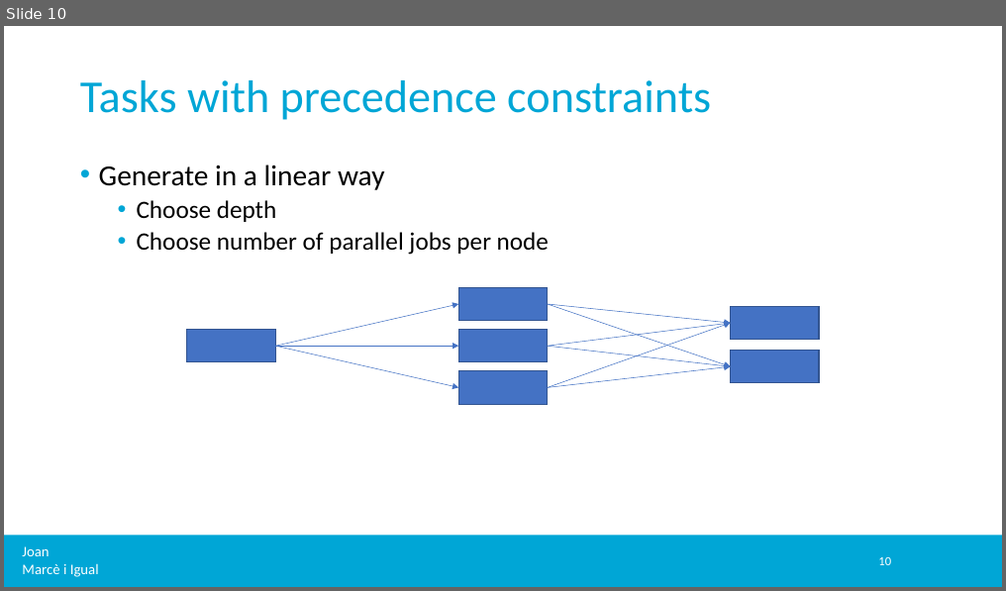
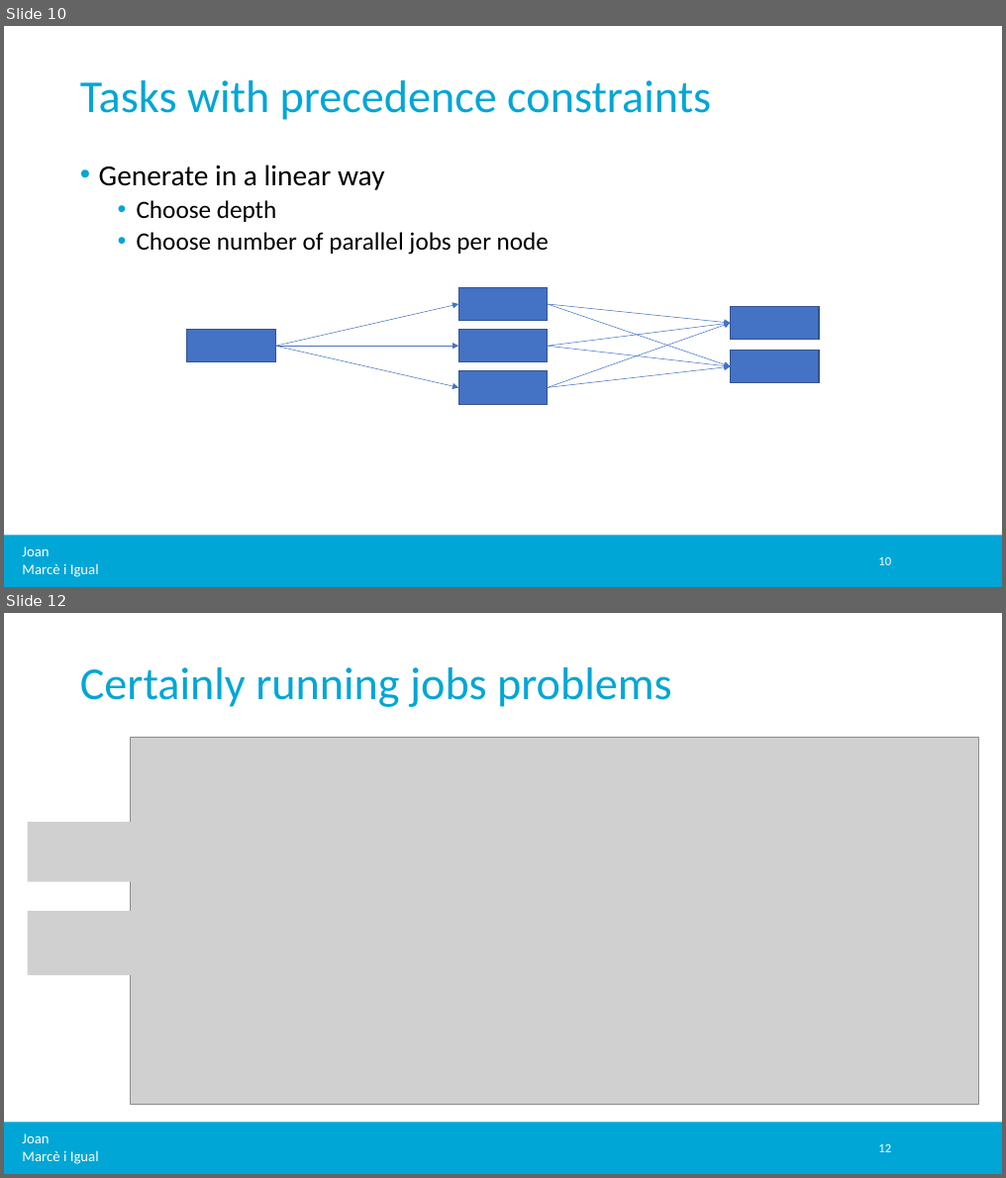
Before and after one commit to jmigual/APATeoria, a slide deck: Notes/TFM_presentations/2020_04_05/2020_04_05.pptx. Shown one above the other, each under a label of ours: slide 10 before the commit, slides 10 and 12 after it; the slides between them are not shown. The pictures are 1006x591 and 1006x1178 pixels, drawn with LibreOffice and Linux fonts; fonts in the diff are those of the drawing; grey boxes stand for pictures; background and template pictures are left out. Boxes give left, top, right and bottom in pixels: in the first picture for what was removed or moved away, otherwise in the second. Text is boxed around its words. In the diff, an @@ line names an element or a change of style, - is before the commit and + after.

```diff
--- a/Notes/TFM_presentations/2020_04_05/2020_04_05.pptx
+++ b/Notes/TFM_presentations/2020_04_05/2020_04_05.pptx
@@ slide 12 added at bbox=[4, 613, 1002, 1174], background #FFFFFF; not listed: 2 template elements that a slide beside it also shows @@
@@ title added at bbox=[80, 667, 672, 707], 44 pt, text #00A6D6 @@
+Certainly running jobs problems
@@ picture added at bbox=[131, 738, 979, 1104] @@
@@ picture added at bbox=[27, 822, 323, 881] @@
@@ picture added at bbox=[27, 911, 397, 975] @@
@@ page number added at bbox=[878, 1145, 891, 1153], 12 pt, text #FFFFFF @@
+12
```
Also in this commit, not shown: 2 slides changed, 2 other slides added, 2 other files.
